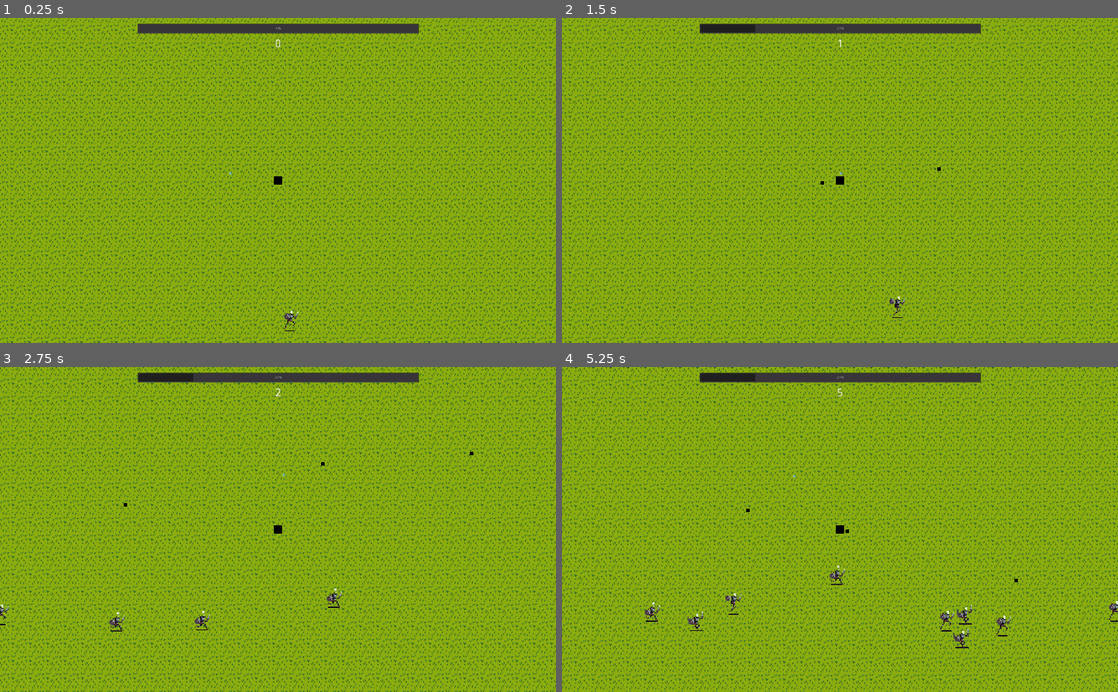
Above: before the commit, frames 1-4 (two rows, left to right).
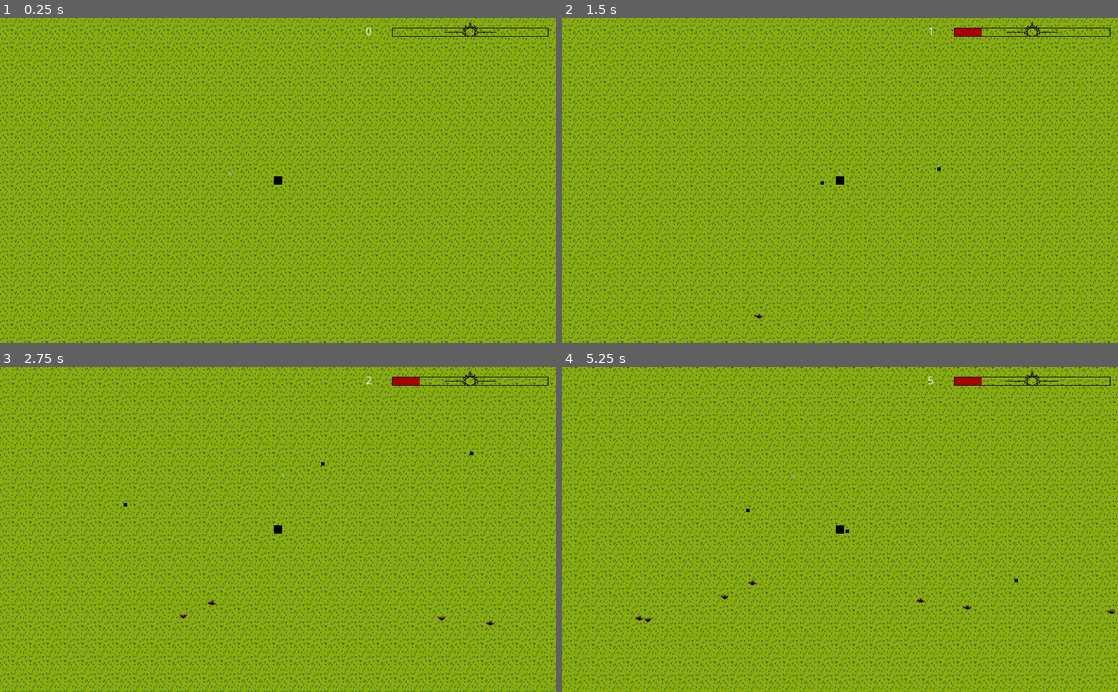
Above: after the commit, the same moments.

Repository: kirito500/vampire-soul
Game: Godot game, scene res://test.tscn
Two runs of this game, one before a commit and one after it. Both use one fixed random seed, a clock stepped at 60 frames per second and the inputs below.
Inputs (mouse positions are in pixels of both pictures, inside the frame that each line leads up to):
- Up to frame 1 (0.25 s): no input
- Up to frame 2 (1.5 s): tap Enter at 0.5 s; move the mouse to (962, 164) at 0.52 s; hold A (A) 0.53-1.25 s; click (962, 164) at 0.67 s; tap D (D) at 0.8 s; drag from (728, 196) to (840, 180) at 1.27 s
- Up to frame 3 (2.75 s): move the mouse to (333, 458) at 2.02 s; hold S (S) from 2.03 s (still down); click (333, 458) at 2.17 s; tap A (A) at 2.3 s
- Up to frame 4 (5.25 s): release S (S) at 2.75 s; drag from (812, 594) to (1034, 454) at 2.77 s; move the mouse to (1006, 578) at 3.52 s; hold D (D) 3.53-4.25 s; click (1006, 578) at 3.67 s; tap S (S) at 3.8 s; drag from (673, 480) to (1095, 422) at 4.27 s; move the mouse to (867, 529) at 5.02 s; hold W (W) from 5.03 s (still down); click (867, 529) at 5.17 s

The runs differ from the first frame. In frame 1, 1.8% of the frame differs, in the area x 24-99%, y 1-97%; in frame 2, 1.9%; in frame 3, 2.1%; in frame 4, 2.5%, in the area x 13-100%, y 1-87%.

Commit message:
dana and my

Diff:
--- /dev/null
+++ b/monsters/mouse/mouse.gd
@@ -0,0 +1,45 @@
+extends KinematicBody2D
+
+signal death
+
+
+var uron = 50
+
+var health = 50
+var velocity = Vector2(0,0)
+var dead = false
+
+var run_speed = 55
+
+
+func _physics_process(delta):
+	velocity = Vector2.ZERO
+	if !dead:
+		var player = get_parent().get_node("player")
+		velocity = position.direction_to(player.position) * run_speed
+	else:
+		velocity = Vector2.ZERO
+	velocity = move_and_slide(velocity)
+
+
+
+func _on_Area2D_body_entered(body):
+	if body.name == "player" and !dead:
+		body.hit(uron)
+
+func hit(damage):
+	if health > damage:
+		health -= damage
+	else:
+		emit_signal("death")
+		dead = true
+		$CollisionShape2D.disabled = true
+		queue_free()
+
+
+func _on_AnimatedSprite_animation_finished():
+	if $AnimatedSprite.animation == "death":
+		queue_free()
+
+func test():
+	return "monster"
--- /dev/null
+++ b/monsters/mouse/mouse.tscn
@@ -0,0 +1,61 @@
+[gd_scene load_steps=10 format=2]
+
+[ext_resource path="res://monsters/mouse/mouse-Sheet.png" type="Texture" id=1]
+[ext_resource path="res://monsters/mouse/mouse.gd" type="Script" id=2]
+
+[sub_resource type="CircleShape2D" id=1]
+radius = 8.0
+
+[sub_resource type="AtlasTexture" id=2]
+flags = 4
+atlas = ExtResource( 1 )
+region = Rect2( 0, 0, 16, 16 )
+
+[sub_resource type="AtlasTexture" id=3]
+flags = 4
+atlas = ExtResource( 1 )
+region = Rect2( 16, 0, 16, 16 )
+
+[sub_resource type="AtlasTexture" id=4]
+flags = 4
+atlas = ExtResource( 1 )
+region = Rect2( 32, 0, 16, 16 )
+
+[sub_resource type="AtlasTexture" id=5]
+flags = 4
+atlas = ExtResource( 1 )
+region = Rect2( 48, 0, 16, 16 )
+
+[sub_resource type="SpriteFrames" id=6]
+animations = [ {
+"frames": [ SubResource( 2 ), SubResource( 3 ), SubResource( 4 ), SubResource( 5 ) ],
+"loop": true,
+"name": "default",
+"speed": 5.0
+} ]
+
+[sub_resource type="CircleShape2D" id=7]
+radius = 8.88889
+
+[node name="mouse" type="KinematicBody2D"]
+scale = Vector2( 2, 2 )
+script = ExtResource( 2 )
+
+[node name="CollisionShape2D" type="CollisionShape2D" parent="."]
+shape = SubResource( 1 )
+
+[node name="AnimatedSprite" type="AnimatedSprite" parent="."]
+position = Vector2( 0, -1 )
+frames = SubResource( 6 )
+frame = 2
+playing = true
+
+[node name="Area2D" type="Area2D" parent="."]
+collision_layer = 3
+collision_mask = 3
+
+[node name="CollisionShape2D" type="CollisionShape2D" parent="Area2D"]
+scale = Vector2( 0.9, 0.9 )
+shape = SubResource( 7 )
+
+[connection signal="body_entered" from="Area2D" to="." method="_on_Area2D_body_entered"]
--- a/player/player.gd
+++ b/player/player.gd
@@ -5,27 +5,29 @@
 
 const PRELOAD_BULLET = preload("res://bullets/standart/bullet.tscn")
 
-var max_health = 100    ##максимальное количество жизней
-var health = max_health    ##количество жизней
-var weapon_damage = 30    ##урон
-var accelerate = 100    ##ускорение
-var max_speed = 32    ##максимальныя скорость
-var scoup = 0    ##счет
-var expiriance = 0    ##опыт
-var level = 0    ##какой уровень сейчас
-var next_level_expirience = 1000    ##сколько опыта нужно для следующего уровня
-var this_level_expiriance = 0.0001    ##сколько опыта нужно было для текущего уровня
-var next = 1000    #на сколько больше опыта надо для следующего уровня
+var max_health = 100
+var health = max_health
+var weapon_damage = 30
+var accelerate = 100
+var max_speed = 32
+var scoup = 0
+var expiriance = 0
+var level = 0
+
+export var next_level_expirience = 1000
+onready var this_level_expiriance = 0.0001
+var next = 1000
 
 var velocity = Vector2(0,-1)
 var moving = false
 var dead = false
 
+func _ready():
 
-func _ready():
 	pass
 
 func _process(delta):
+
 
 	if dead:
 		velocity = Vector2(0,0)
@@ -109,18 +111,40 @@
 		scoup += 1
 	$scoup.text = str(scoup)
 
-
 func expirience_Area_body_entered(body):
 	if body.test() == "exp":
 		print(expiriance)
 		expiriance += body.number()
-		$level_progress.value = (expiriance-this_level_expiriance)/(next_level_expirience-this_level_expiriance)*100
-		if expiriance >= next_level_expirience:
-			this_level_expiriance = next_level_expirience
-			next_level_expirience += next
-			next += 100
-			level += 1
-			print("level_up")
+
+	$ExpBar.value = expiriance
+
+	if $ExpBar.value >= $ExpBar.max_value:
+		expiriance = 0
+		$ExpBar.value = 0
+		$ExpBar.max_value = $ExpBar.max_value*1.5
+		print("level_up")
+
+#func update_exp():
+#	$ExpBar.value = expiriance
+
+
+#func expirience_Area_body_entered(body):
+#	if body.test() == "exp":
+#		print(expiriance)
+#		expiriance += body.number()
+#		$level_progress.value = (expiriance-this_level_expiriance)/(next_level_expirience-this_level_expiriance)*100
+#		if expiriance >= next_level_expirience:
+#			this_level_expiriance = next_level_expirience
+#			next_level_expirience += next
+#			next += 100
+#			level += 1
+#			print("level_up")
 
 func test():
 	return "player"
+
+
+func _on_ExpBar_value_changed(value):
+	value = $ExpBar.value
+	if $ExpBar.value >= $ExpBar.max_value:
+		value = 0
--- a/player/player.tscn
+++ b/player/player.tscn
@@ -1,7 +1,9 @@
-[gd_scene load_steps=5 format=2]
+[gd_scene load_steps=7 format=2]
 
 [ext_resource path="res://caster.png" type="Texture" id=1]
 [ext_resource path="res://player/player.gd" type="Script" id=2]
+[ext_resource path="res://player/XPBETA-1.png" type="Texture" id=3]
+[ext_resource path="res://player/progressBar (1).png" type="Texture" id=4]
 
 [sub_resource type="CircleShape2D" id=1]
 radius = 21.0
@@ -59,10 +61,10 @@
 shape = SubResource( 2 )
 
 [node name="scoup" type="Label" parent="."]
-margin_left = -60.0
-margin_top = -524.0
-margin_right = -20.0
-margin_bottom = -510.0
+margin_left = 274.0
+margin_top = -569.0
+margin_right = 314.0
+margin_bottom = -555.0
 rect_scale = Vector2( 3, 3 )
 text = "0"
 align = 1
@@ -71,10 +73,22 @@
 }
 
 [node name="level_progress" type="ProgressBar" parent="."]
+visible = false
 margin_left = -518.0
 margin_top = -580.0
 margin_right = 520.0
 margin_bottom = -542.0
+
+[node name="ExpBar" type="TextureProgress" parent="."]
+margin_left = 404.0
+margin_top = -590.0
+margin_right = 1032.0
+margin_bottom = -519.0
+max_value = 1000.0
+value = 10.0
+texture_over = ExtResource( 4 )
+texture_progress = ExtResource( 3 )
+texture_progress_offset = Vector2( -2, 26 )
 __meta__ = {
 "_edit_use_anchors_": false
 }
@@ -82,3 +96,4 @@
 [connection signal="timeout" from="Timer" to="." method="_on_Timer_timeout"]
 [connection signal="pressed" from="on_death/respawn" to="." method="_on_respawn_pressed"]
 [connection signal="body_entered" from="Area_expirience" to="." method="expirience_Area_body_entered"]
+[connection signal="value_changed" from="ExpBar" to="." method="_on_ExpBar_value_changed"]
--- a/test.gd
+++ b/test.gd
@@ -1,18 +1,31 @@
 extends Node2D
 
 const skeleton_scene = preload("res://monsters/skeleton/skeleton.tscn")
+const mouse_scene = preload("res://monsters/mouse/mouse.tscn")
+
 var preload_exp = preload("res://exp/exp.tscn")
 
+var mobs = [skeleton_scene,mouse_scene]
+var mob = skeleton_scene
 
 func _ready():
 	randomize()
 
 
 func _on__on_MobTimer_timeout_timeout():
-	var mob = skeleton_scene.instance()
+
+	var mob_ = round(rand_range(0,1))
+
+	#if mob_ == 1:
+	#	mob = skeleton_scene.instance()
+	#if mob_ == 2:
+
+	mob = mouse_scene.instance()
+
 	add_child(mob)
 
 	var mob_spawn_location = get_node("SpawnPath/SpawnLocation")
+
 	mob_spawn_location.unit_offset = randf()
 	mob.position = mob_spawn_location.position
 
--- a/test.tscn
+++ b/test.tscn
@@ -74,7 +74,6 @@
 cell_size = Vector2( 32, 32 )
 format = 1
 tile_data = PoolIntArray( -1376301, 0, 0, -1376300, 0, 0, -1376299, 0, 0, -1376298, 0, 0, -1376297, 0, 0, -1376296, 0,  …(69292 unchanged characters)…
-script = ExtResource( 3 )
 
 [node name="_on_MobTimer_timeout" type="Timer" parent="."]
 wait_time = 0.1
Binary file added: monsters/mouse/mouse-Sheet.png
Not shown, added: monsters/mouse/mouse-Sheet.png.import
Binary file added: player/XPBETA-1.png
Not shown, added: player/XPBETA-1.png.import
Binary file added: player/progressBar (1).png
Not shown, added: player/progressBar (1).png.import
Binary file added: player/progressBar.png
Not shown, added: player/progressBar.png.import
Binary file added: player/progressBar2.png
Not shown, added: player/progressBar2.png.import
